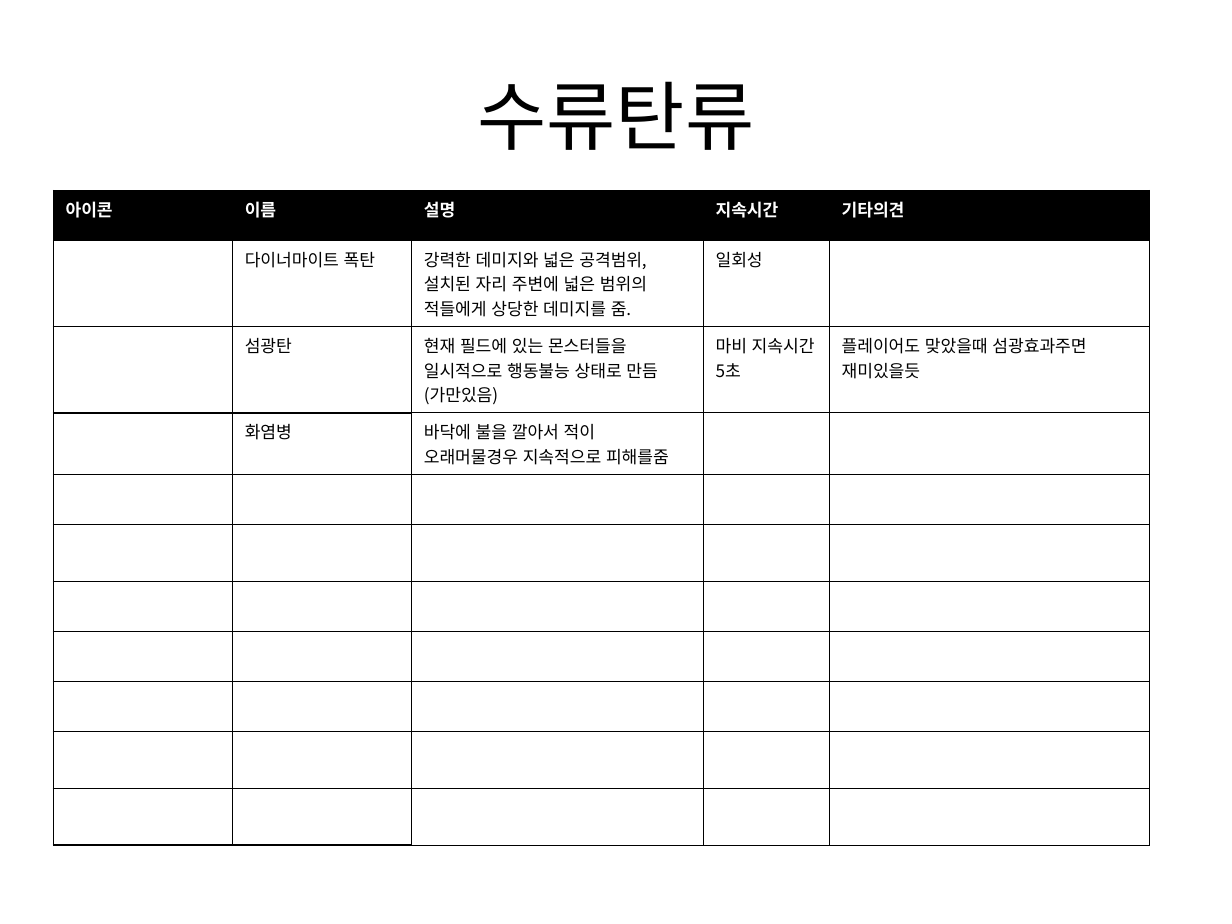
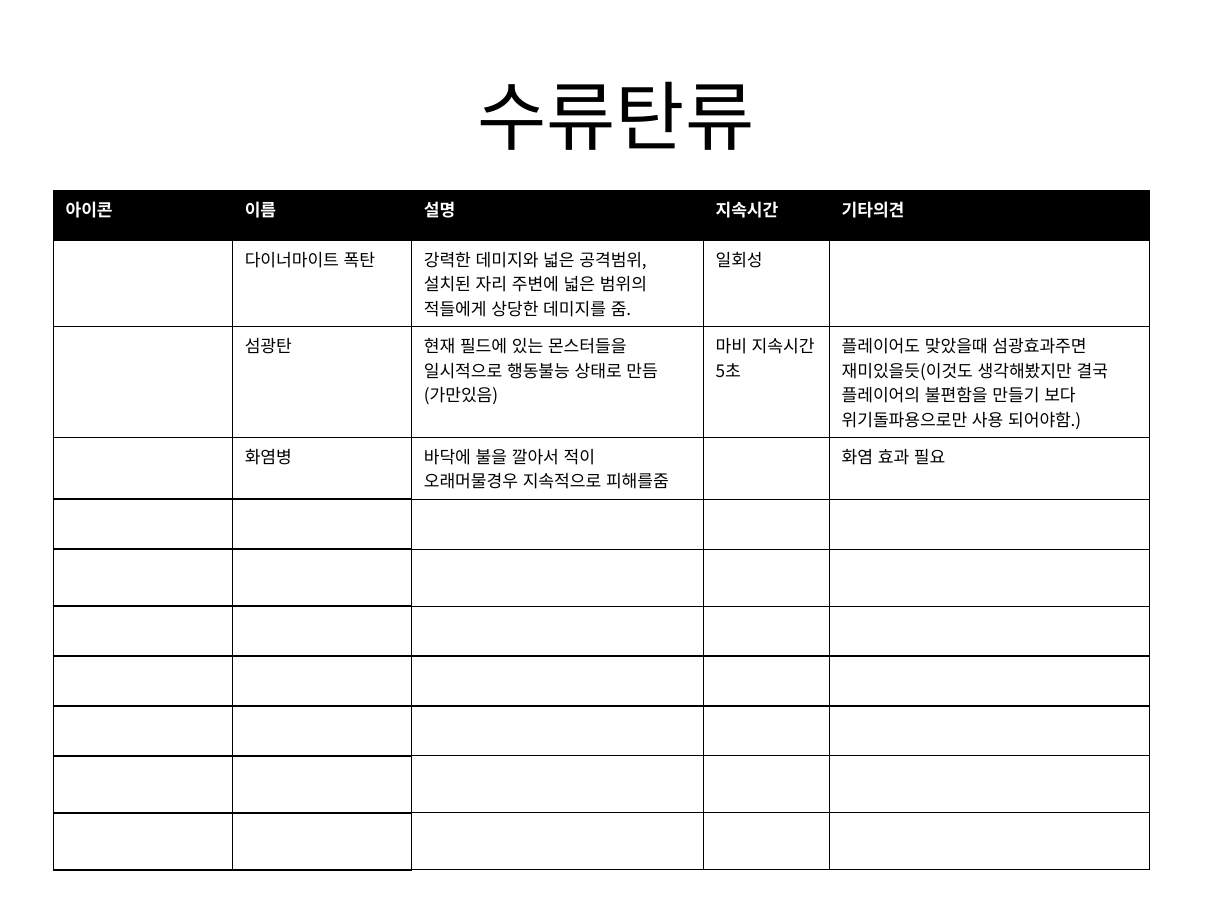
Before and after one commit to gkdlgndpdu/EscapeJail, a slide deck: slide 11 of EscapeJail/Assets/기획/스테이지1기획.pptx. Drawn at 1232x924 pixels with LibreOffice and Linux fonts; fonts in the diff are those of the drawing. Boxes give left, top, right and bottom in pixels: in the first picture for what was removed or moved away, otherwise in the second. Text is boxed around its words. In the diff, an @@ line names an element or a change of style, - is before the commit and + after.

```diff
--- a/EscapeJail/Assets/기획/스테이지1기획.pptx
+++ b/EscapeJail/Assets/기획/스테이지1기획.pptx
@@ table at bbox=[53, 191, 1148, 812] @@
-row 3, column 5: 플레이어도 맞았을때 섬광효과주면 재미있을듯
+row 3, column 5: 플레이어도 맞았을때 섬광효과주면 재미있을듯(이것도 생각해봤지만 결국 플레이어의 불편함을 만들기 보다 위기돌파용으로만 사용 되어야함.)
-row 4, column 5: 
+row 4, column 5: 화염 효과 필요
```
Also in this commit, not shown: 3 other slides changed, 6 other files.
